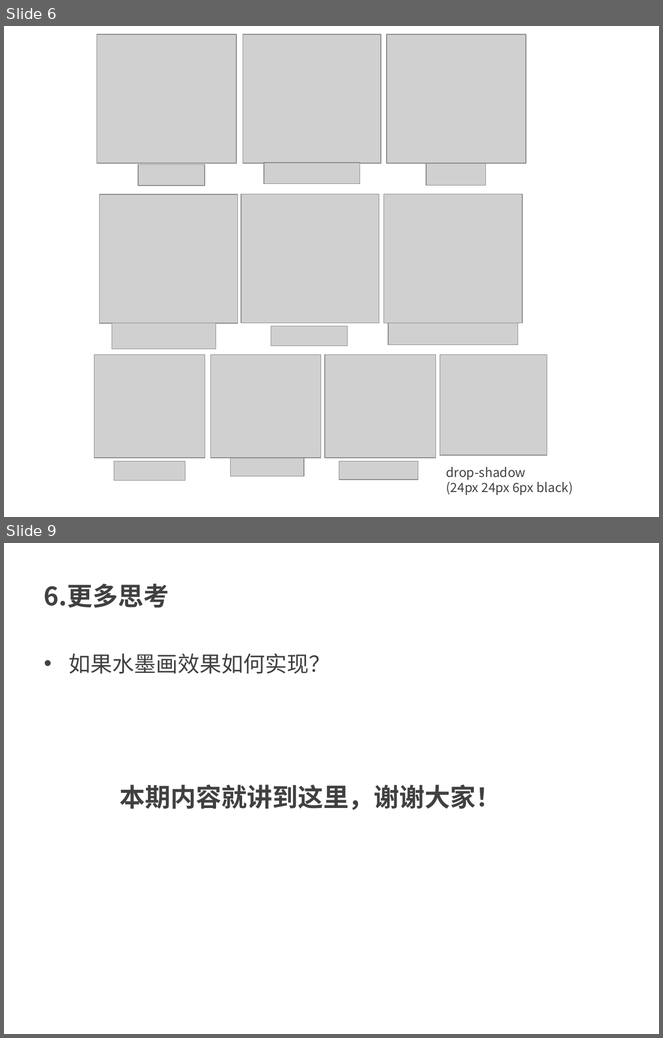
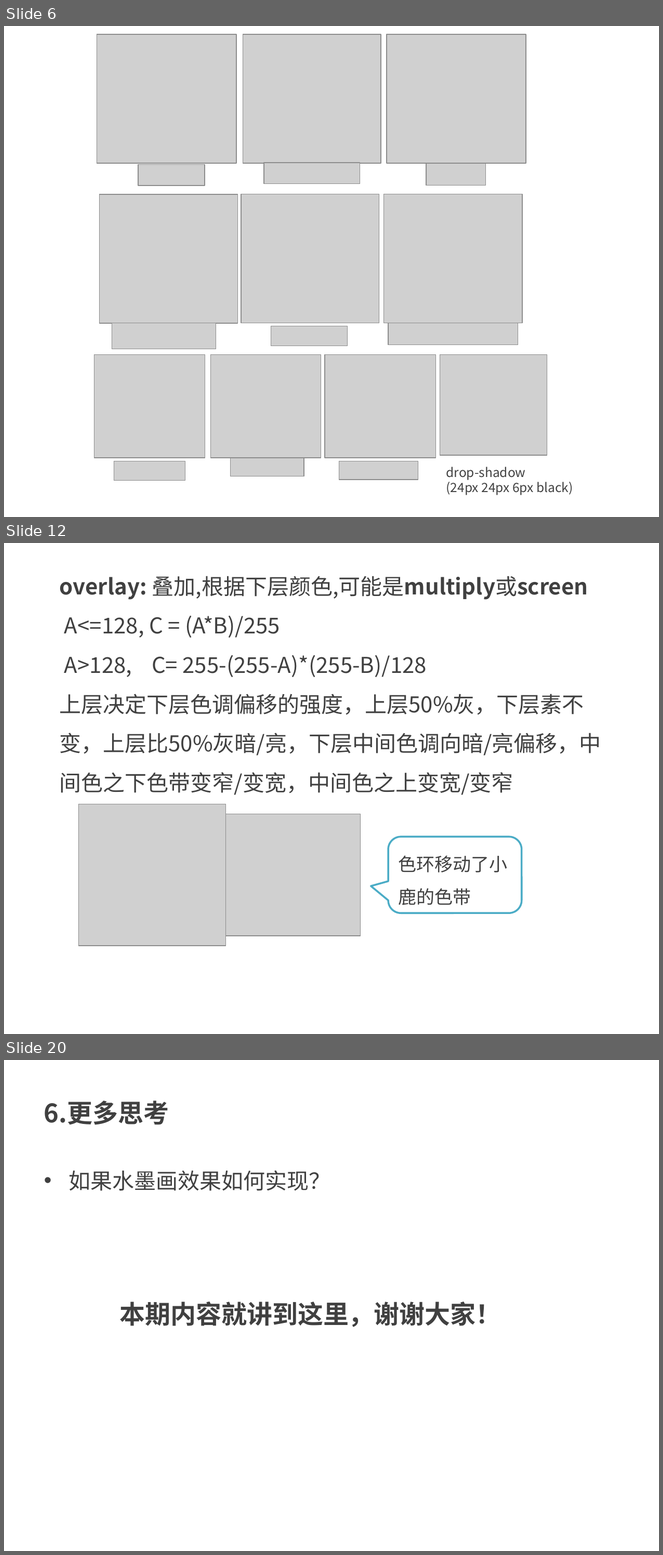
Before and after one commit to kong66/webAni, a slide deck: 35-css-filter/35.pptx. Shown one above the other, each under a label of ours: slides 6 and 9 before the commit, slides 6, 12 and 20 after it; the slides between them are not shown. The pictures are 663x1038 and 663x1555 pixels, drawn with LibreOffice and Linux fonts; fonts in the diff are those of the drawing; grey boxes stand for pictures. Boxes give left, top, right and bottom in pixels: in the first picture for what was removed or moved away, otherwise in the second. Text is boxed around its words. In the diff, an @@ line names an element or a change of style, - is before the commit and + after.

```diff
--- a/35-css-filter/35.pptx
+++ b/35-css-filter/35.pptx
@@ slide 12 added at [4,543,659,1034], background #FFFFFF @@
@@ text added at [60,576,601,795], 24 pt, text #404040 @@
+overlay: 叠加,根据下层颜色,可能是multiply或screen
+A<=128, C = (A*B)/255
+A>128, C= 255-(255-A)*(255-B)/128
+上层决定下层色调偏移的强度，上层50%灰，下层素不变，上层比50%灰暗/亮，下层中间色调向暗/亮偏移，中间色之下色带变窄/变宽，中间色之上变宽/变窄
@@ picture added at [79,805,226,947] @@
@@ picture added at [226,814,360,936] @@
@@ rounded speech box added at [389,837,522,914], fill #FFFFFF, outline #4BACC6 2 pt, 20 pt, text #404040 @@
+色环移动了小鹿的色带
@@ what was slide 9 is now slide 20 @@
```
Also in this commit, not shown: 4 slides changed, 10 other slides added, 12 other files.
